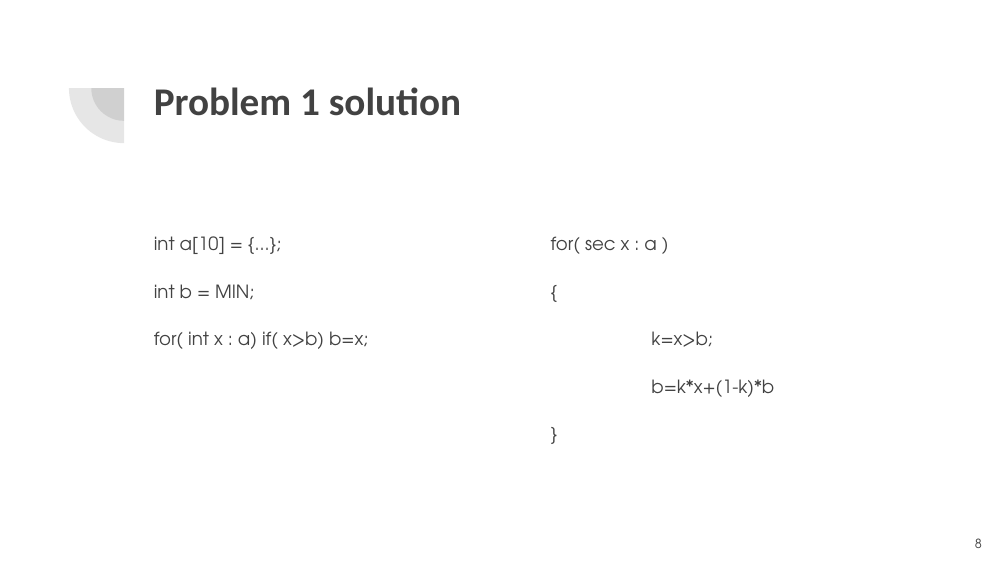
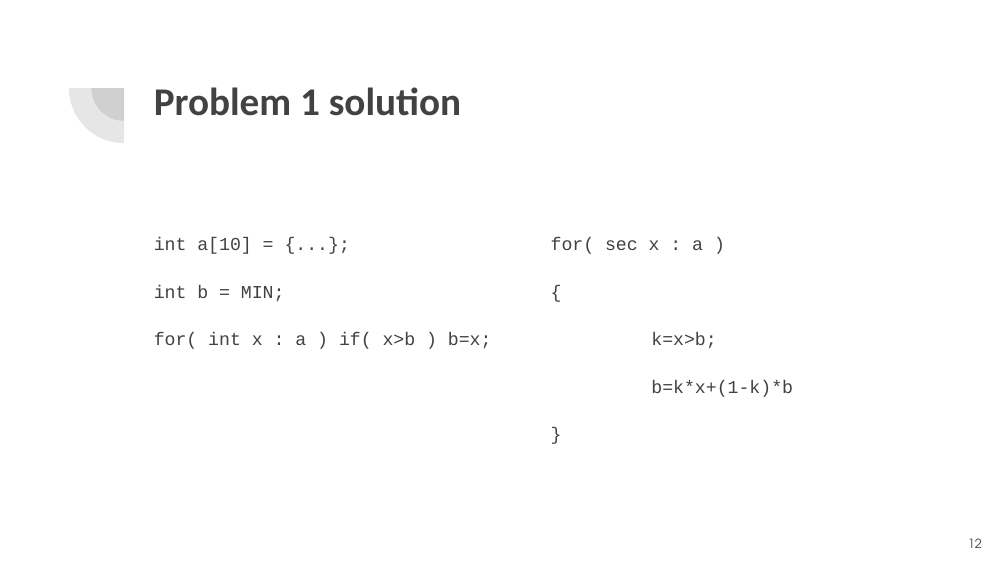
Before and after one commit to momalab/e3, a slide deck: slide 12 of tutorials/dop/Data_Oblivious_Programming.pptx (slide 8 before the commit). Drawn at 1008x567 pixels with LibreOffice and Linux fonts; fonts in the diff are those of the drawing. Boxes give left, top, right and bottom in pixels: in the first picture for what was removed or moved away, otherwise in the second. Text is boxed around its words. In the diff, an @@ line names an element or a change of style, - is before the commit and + after.

```diff
--- a/tutorials/dop/Data_Oblivious_Programming.pptx
+++ b/tutorials/dop/Data_Oblivious_Programming.pptx
@@ text at [154, 238, 285, 301]: font TeX Gyre Adventor to Courier New in "int a[10] = {...};", "int b = MIN;" @@
@@ text "for( sec x : a ..." at [551, 238, 793, 397]: font TeX Gyre Adventor to Courier New @@
@@ text at [154, 333, 492, 349]: text changed; font TeX Gyre Adventor to Courier New @@
-for( int x : a) if( x>b) b=x;
+for( int x : a ) if( x>b ) b=x;
@@ page number at [968, 538, 982, 548]: text changed @@
-8
+12
```
Also in this commit, not shown: 8 other slides changed, 4 slides added, 10 other files.
